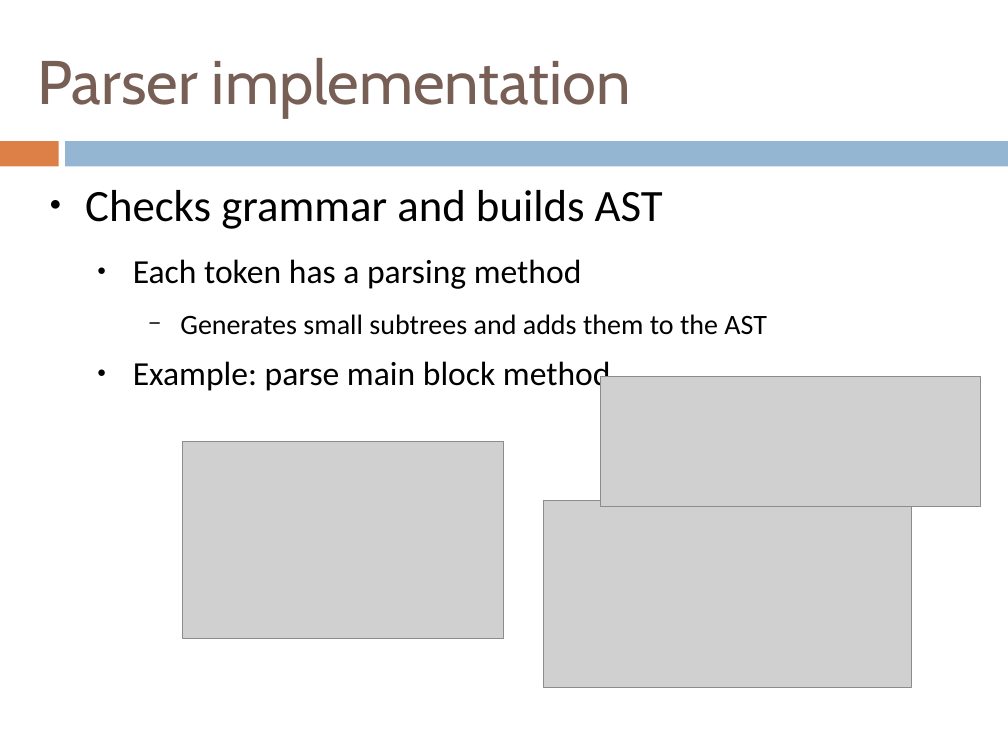
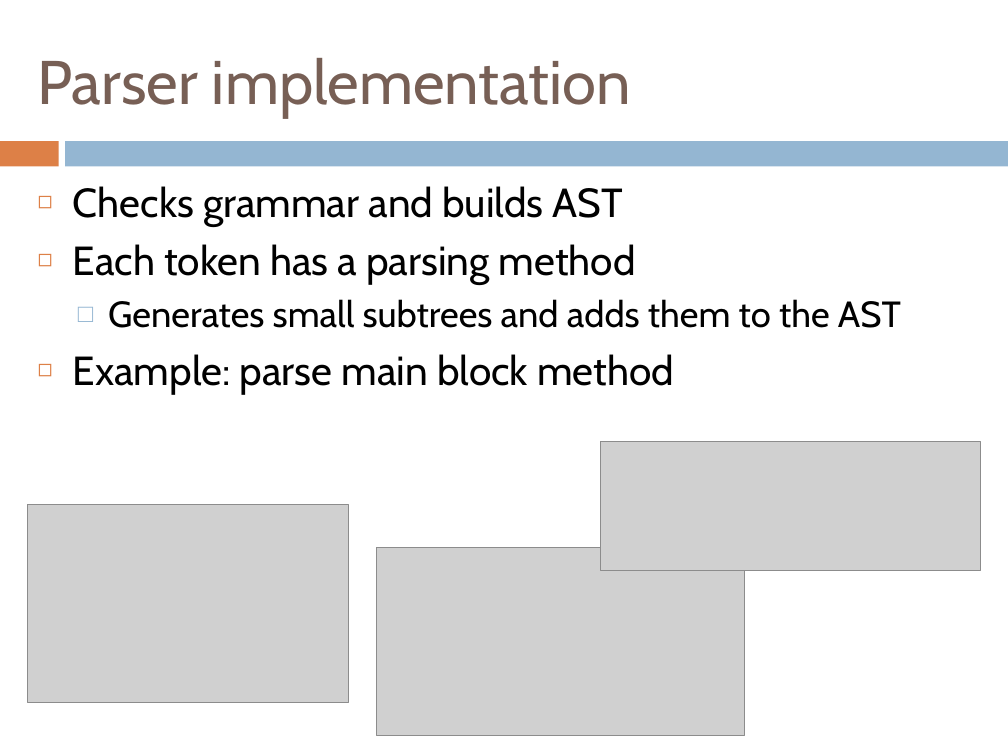
Before and after one commit to henrikklarup/sw402a, a slide deck: slide 17 of Project/præsentation/lasse.pptx. Drawn at 1008x756 pixels with LibreOffice and Linux fonts; fonts in the diff are those of the drawing; grey boxes stand for pictures. Boxes give left, top, right and bottom in pixels: in the first picture for what was removed or moved away, otherwise in the second. Text is boxed around its words. In the diff, an @@ line names an element or a change of style, - is before the commit and + after.

```diff
--- a/Project/præsentation/lasse.pptx
+++ b/Project/præsentation/lasse.pptx
@@ text "Checks grammar and builds AST" at (73,186,901,394): size 32 to 29 pt in "Checks grammar and builds AST"; font Calibri to Cabin; size 24 to 29 pt in "Each token has a parsing method", "Example: parse main block method"; size 20 to 26 pt in "Generates small subtrees and adds them to ..."; bullet ● to ◻; less space between paragraphs; list level 2 to 1 in "Each token has a parsing ..."; bullet − to □; list level 3 to 2 in "Generates small subtrees and adds ..."; list level 2 to 1 in "Example: parse main block method" @@
@@ picture: place and size @@
-picture at (600,377,980,506)
+picture at (600,442,980,571)
@@ picture: place and size @@
-picture at (182,442,504,639)
+picture at (27,505,349,703)
@@ picture: place and size @@
-picture at (543,500,911,687)
+picture at (377,548,745,736)
```
Also in this commit, not shown: 22 other slides changed.
